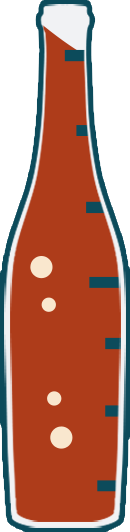
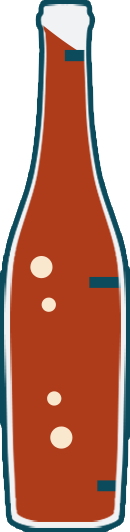
Two versions of the same layered image (130px x 532px). Layer-by-layer changes:
hid "矩形 52 副本 6" over (105, 405, 121, 417)
hid "矩形 52 副本 4" over (105, 337, 121, 350)
hid "矩形 52 副本 3" over (86, 201, 105, 214)
hid "矩形 52 副本" over (76, 125, 89, 136)
